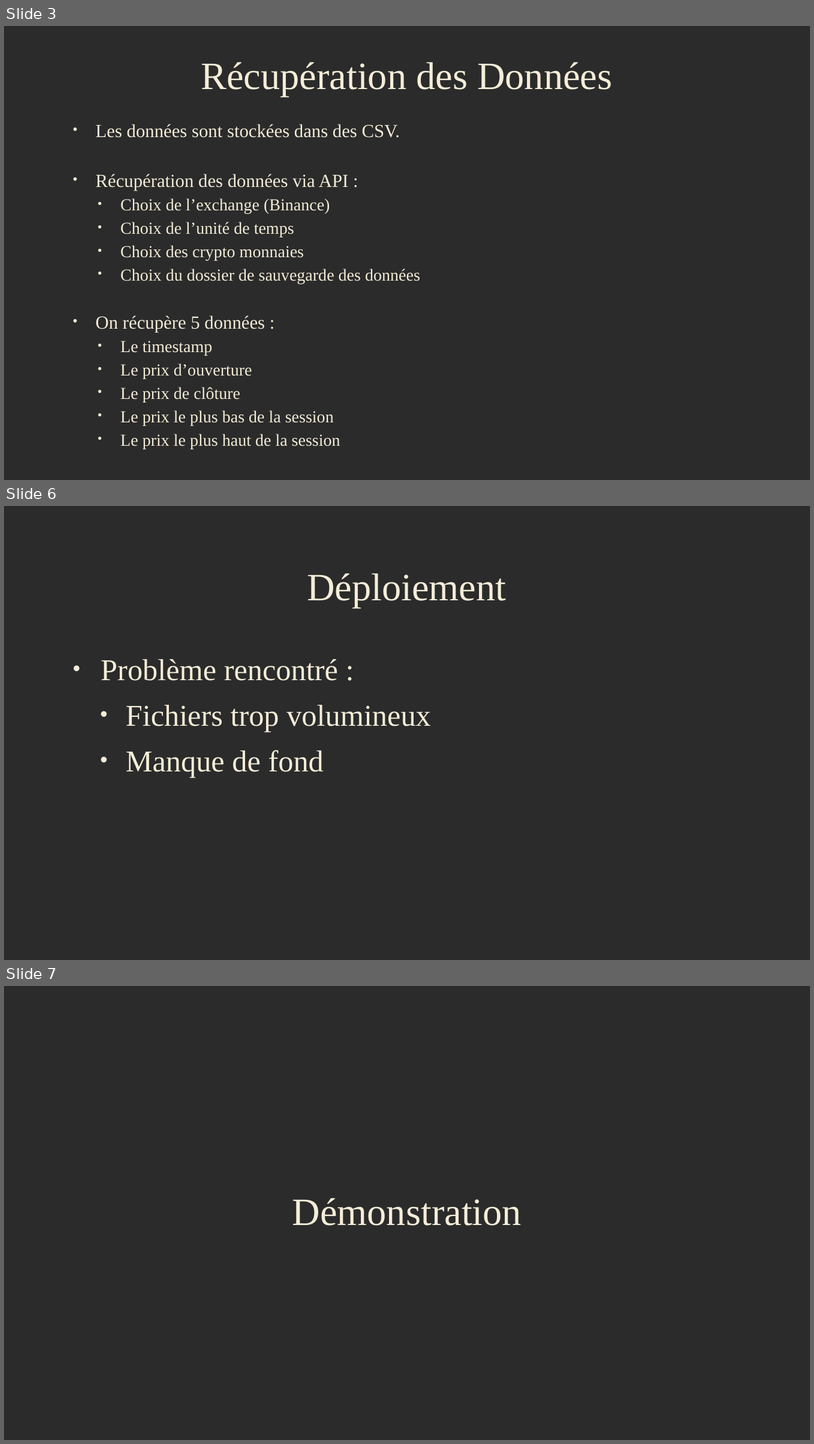
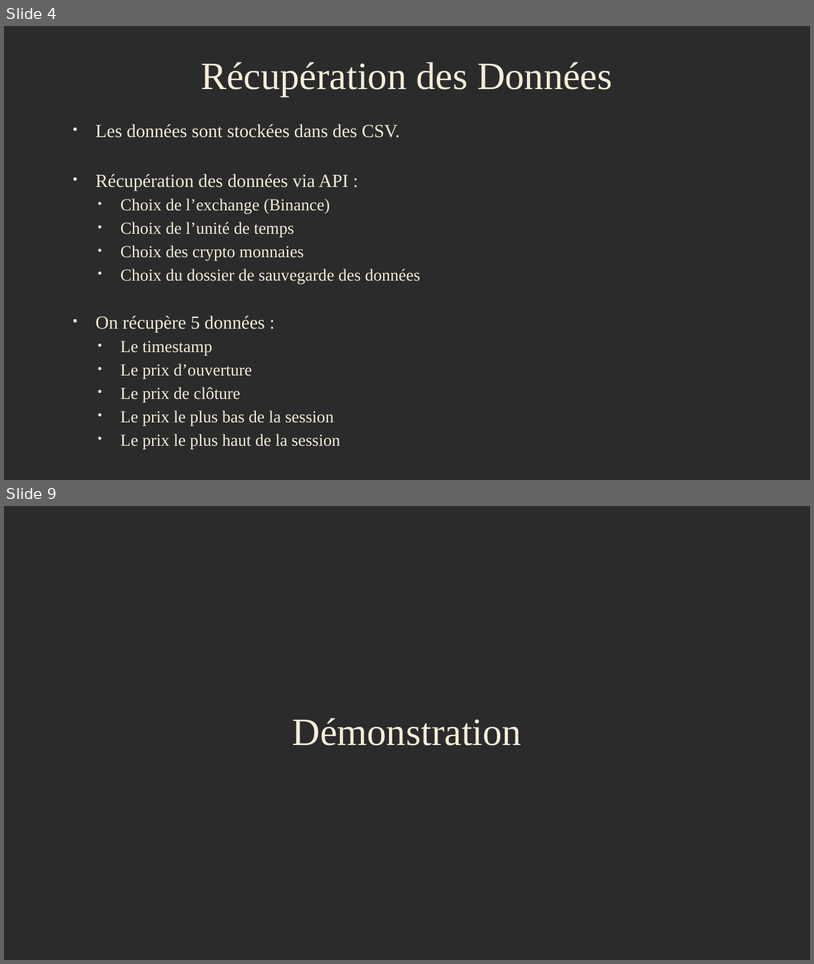
Before and after one commit to Yann-Fournier/MoneyTime, a slide deck: Presentation.odp. Shown one above the other, each under a label of ours: slides 3, 6 and 7 before the commit, slides 4 and 9 after it; the slides between them are not shown. The pictures are 814x1444 and 814x964 pixels, drawn with LibreOffice and Linux fonts; fonts in the diff are those of the drawing; background and template pictures are left out; a plain dark background stands for a picture behind light text. Boxes give left, top, right and bottom in pixels: in the first picture for what was removed or moved away, otherwise in the second. Text is boxed around its words. In the diff, an @@ line names an element or a change of style, - is before the commit and + after.

```diff
--- a/Presentation.odp
+++ b/Presentation.odp
@@ slide 6 removed at (x1=4, y1=506, x2=810, y2=960), background picture (left out) @@
@@ title removed at (x1=307, y1=573, x2=506, y2=607) @@
-Déploiement
@@ text removed at (x1=101, y1=659, x2=431, y2=777) @@
-• Problème rencontré :
-  • Fichiers trop volumineux
-  • Manque de fond
@@ what was slide 3 is now slide 4 @@
@@ what was slide 7 is now slide 9 @@
```
Also in this commit, not shown: 1 slide changed, 5 slides added, 2 other slides removed.
